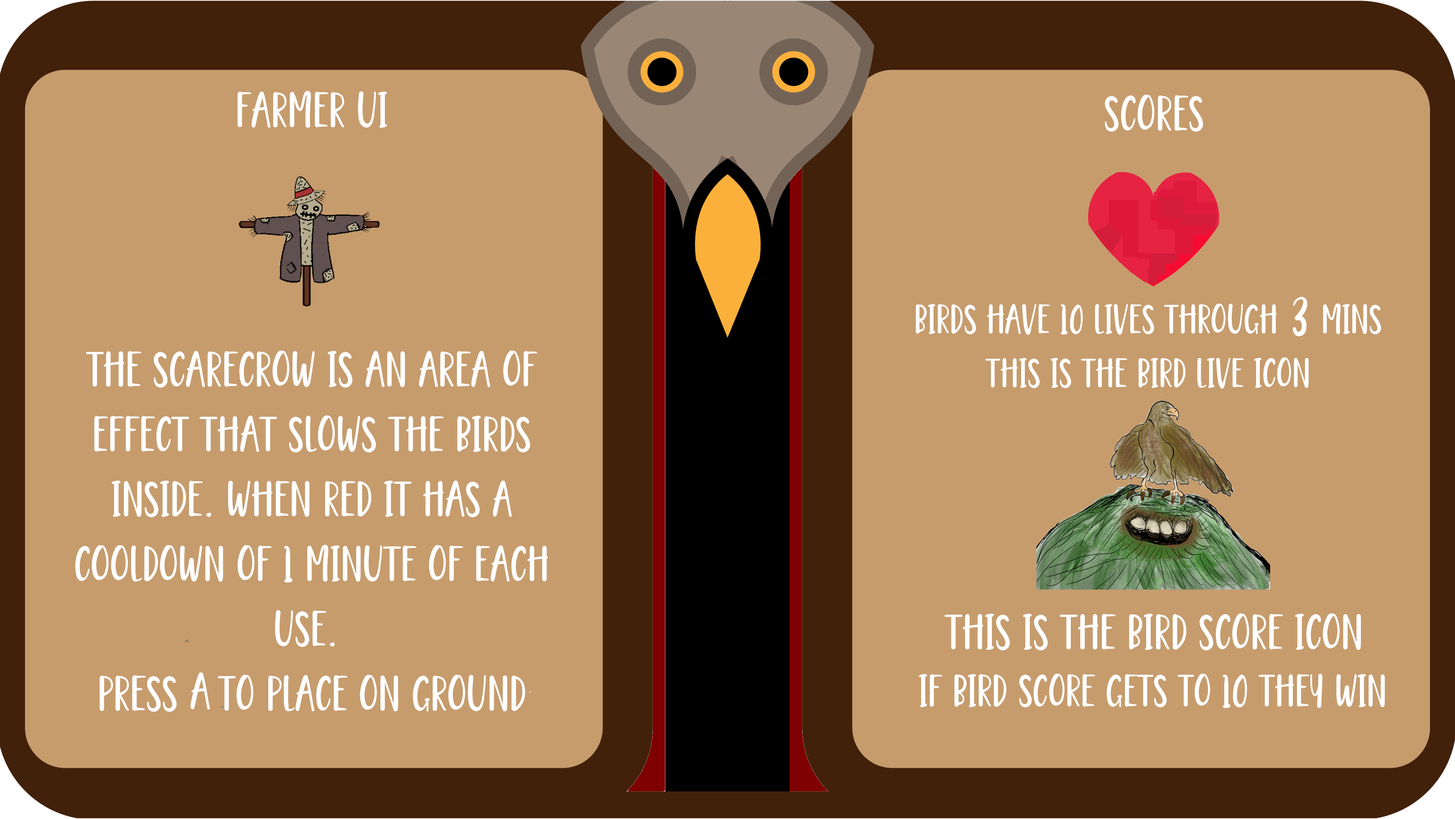
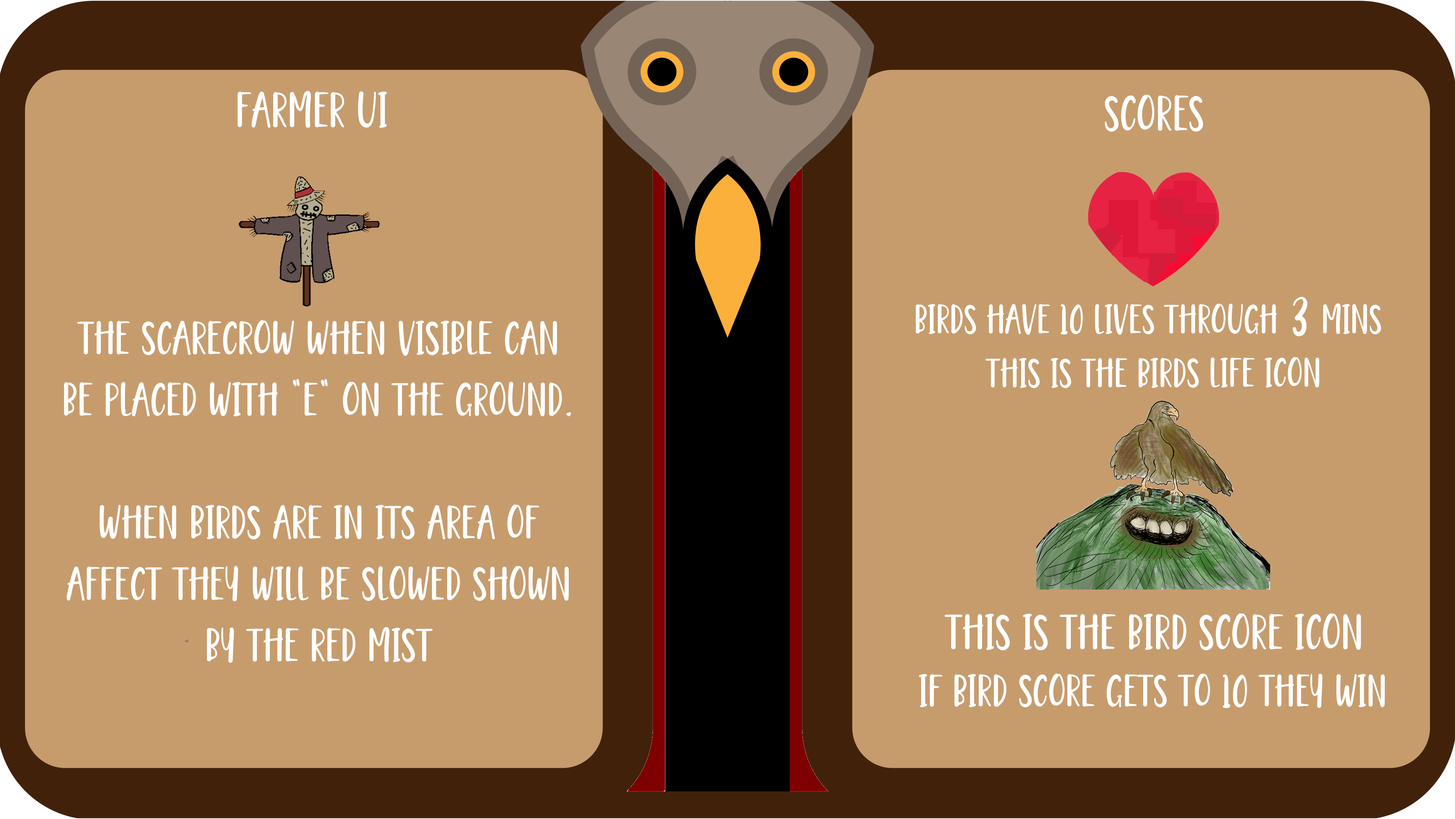
Two versions of the same layered image (1455 x 819). Layer-by-layer changes:
added layer "s life Icon" above "The scarecrow when visible can..." over <box>1187,356,1320,388</box>
added layer "The scarecrow when visible can..." above "Info 4.png" over <box>64,319,572,663</box>
painted on "Info 4.png" over <box>75,350,1310,712</box>
